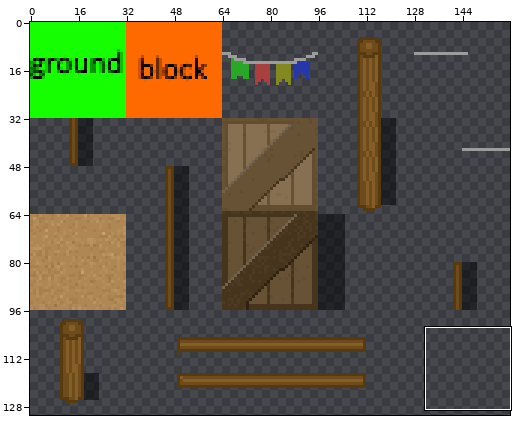
Sprite sheet: Assets/Sprites/Placeholders/tile_placeholder.png. The picture above shows the old version from afar; the outline marks the close-up.
Close-up. Before the edit:
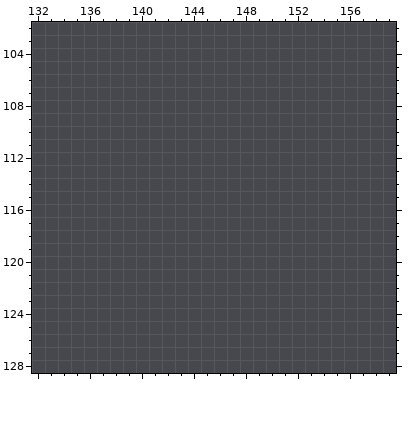
The file is 160x160 pixels. Colours within 5 levels of each other are drawn and written as one. Shown: x 132..159, y 102..128. The wide view leaves out empty margins. The commit also changed other parts of the picture, which this record leaves out.
After the commit:
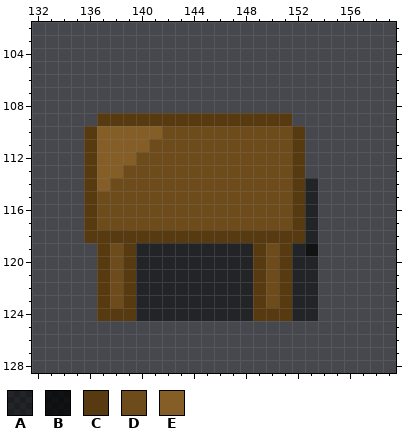
Palette (. is transparent): A #00000080  B #000000c0  C #583a10  D #6e4b1a  E #845d27
The exact change:
y 109: x 137..151 ............... -> CCCCCCCCCCCCCCC
y 110: x 136..152 ................. -> CEEEEEDDDDDDDDDDC
y 111: x 136..152 ................. -> CEEEEDDDDDDDDDDDC
y 112: x 136..152 ................. -> CEEEDDDDDDDDDDDDC
y 113: x 136..152 ................. -> CEEDDDDDDDDDDDDDC
y 114: x 136..153 .................. -> CEDDDDDDDDDDDDDDCA
y 115..117: x 136..153 .................. -> CDDDDDDDDDDDDDDDCA
y 118: x 136..153 .................. -> CCCCCCCCCCCCCCCCCA
y 119: x 137..153 ................. -> CDCAAAAAAAAACDCAB
y 120..123: x 137..153 ................. -> CDCAAAAAAAAACDCAA
y 124: x 137..153 ................. -> CCCAAAAAAAAACCCAA
